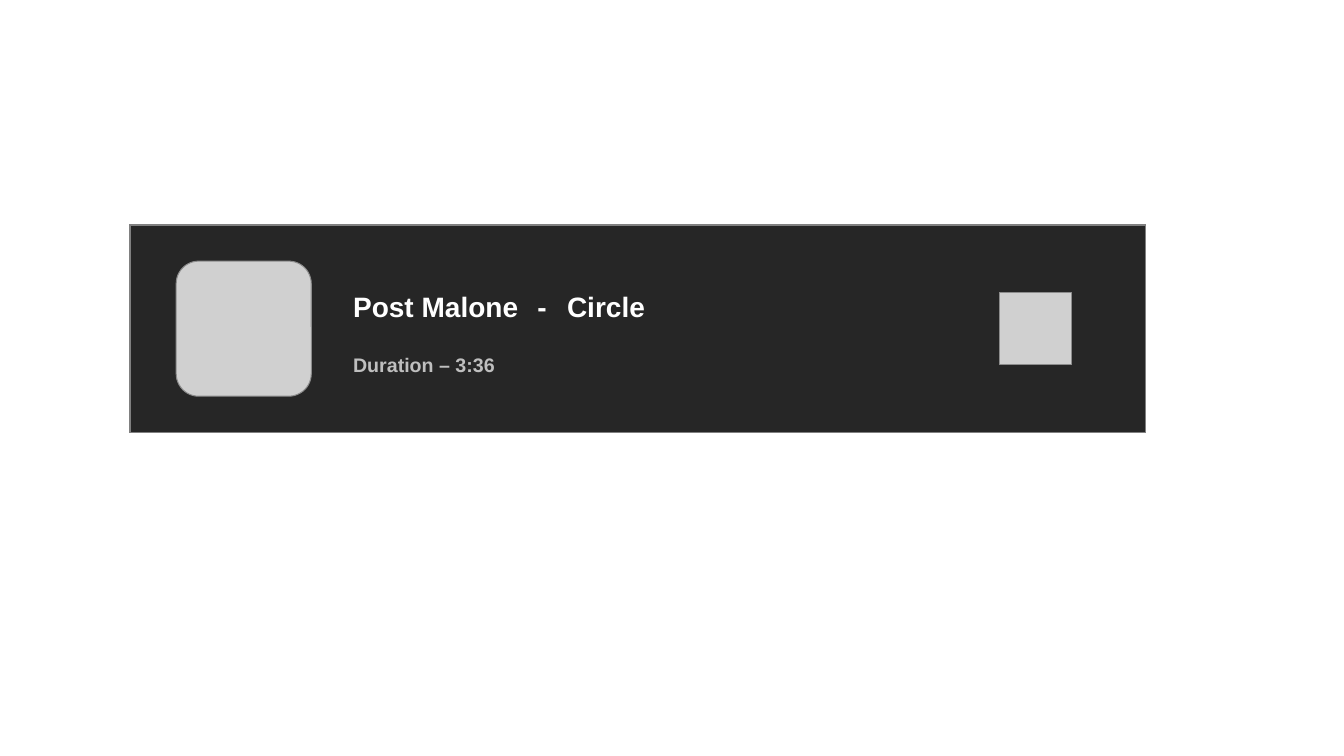
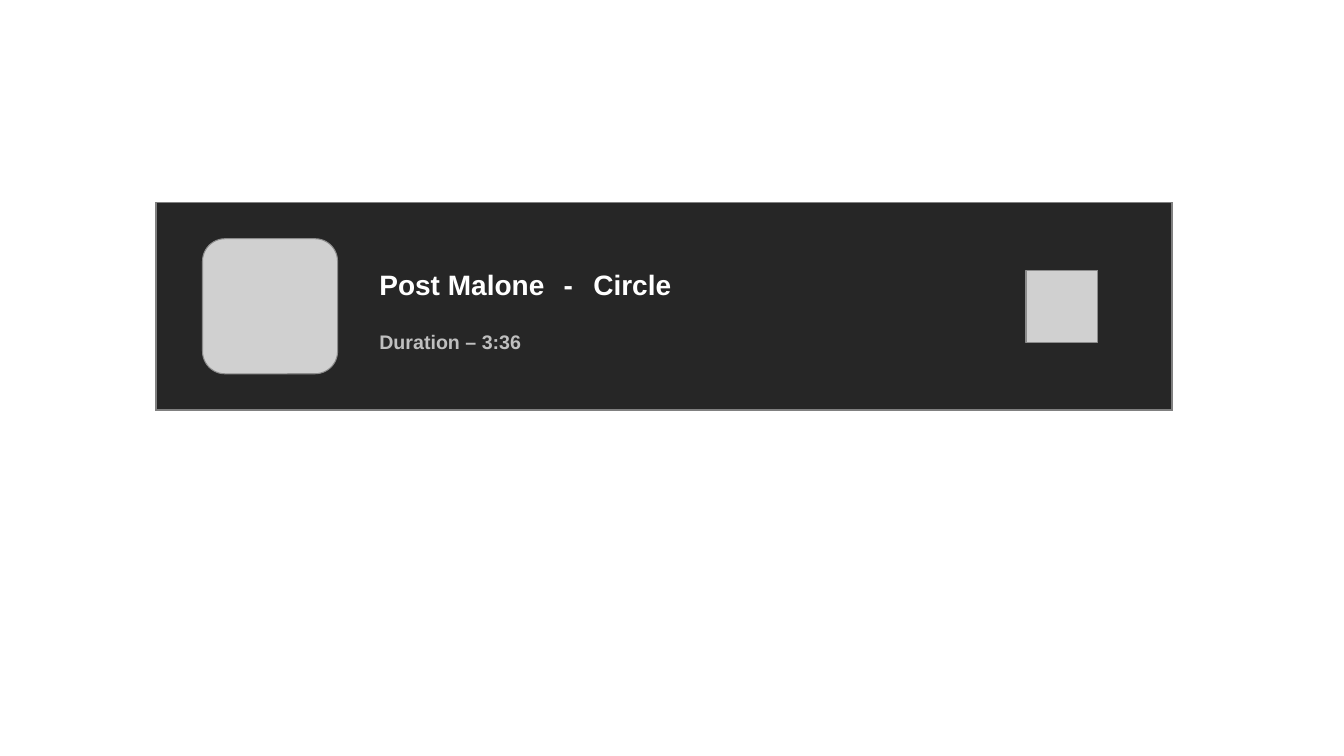
Before and after one commit to iamyogurthh/musicApp, a slide deck: slide 2 of Design.pptx. Drawn at 1344x756 pixels with LibreOffice and Linux fonts; fonts in the diff are those of the drawing; grey boxes stand for pictures. Boxes give left, top, right and bottom in pixels: in the first picture for what was removed or moved away, otherwise in the second. Text is boxed around its words. In the diff, an @@ line names an element or a change of style, - is before the commit and + after.

```diff
--- a/Design.pptx
+++ b/Design.pptx
@@ 4 texts, 2 pictures, 1 rectangle: place and size @@
-4 texts, 2 pictures, 1 rectangle at [130, 225, 1146, 433]
+4 texts, 2 pictures, 1 rectangle at [156, 203, 1173, 410]
```
Also in this commit, not shown: 2 other files.
